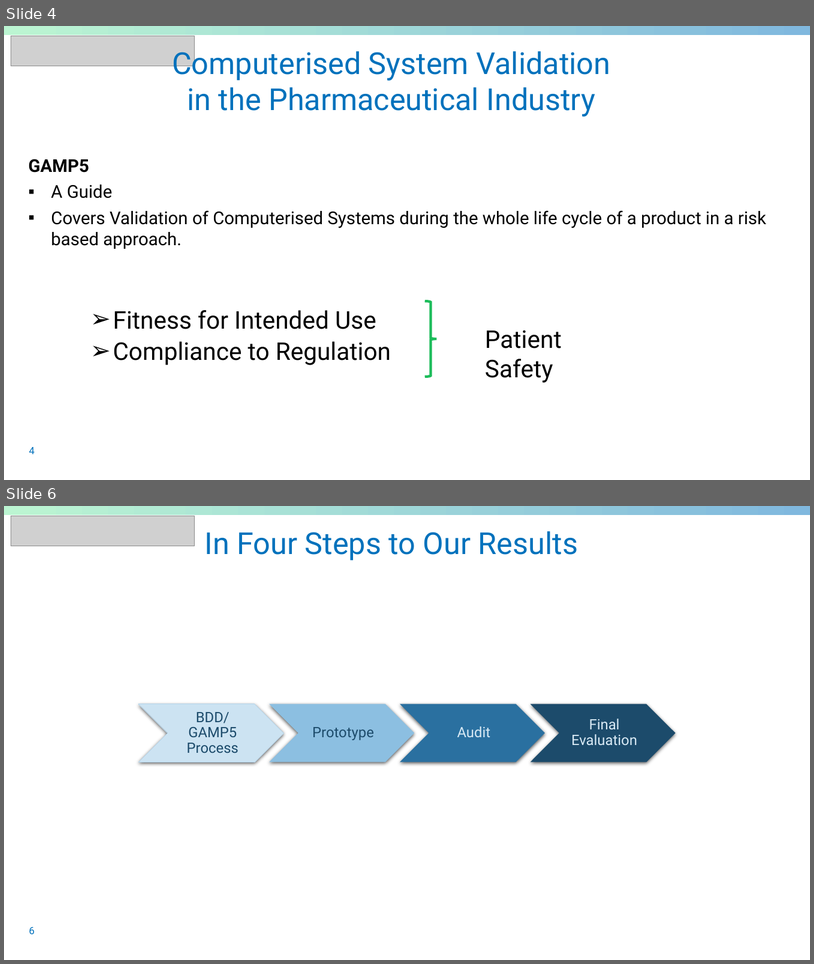
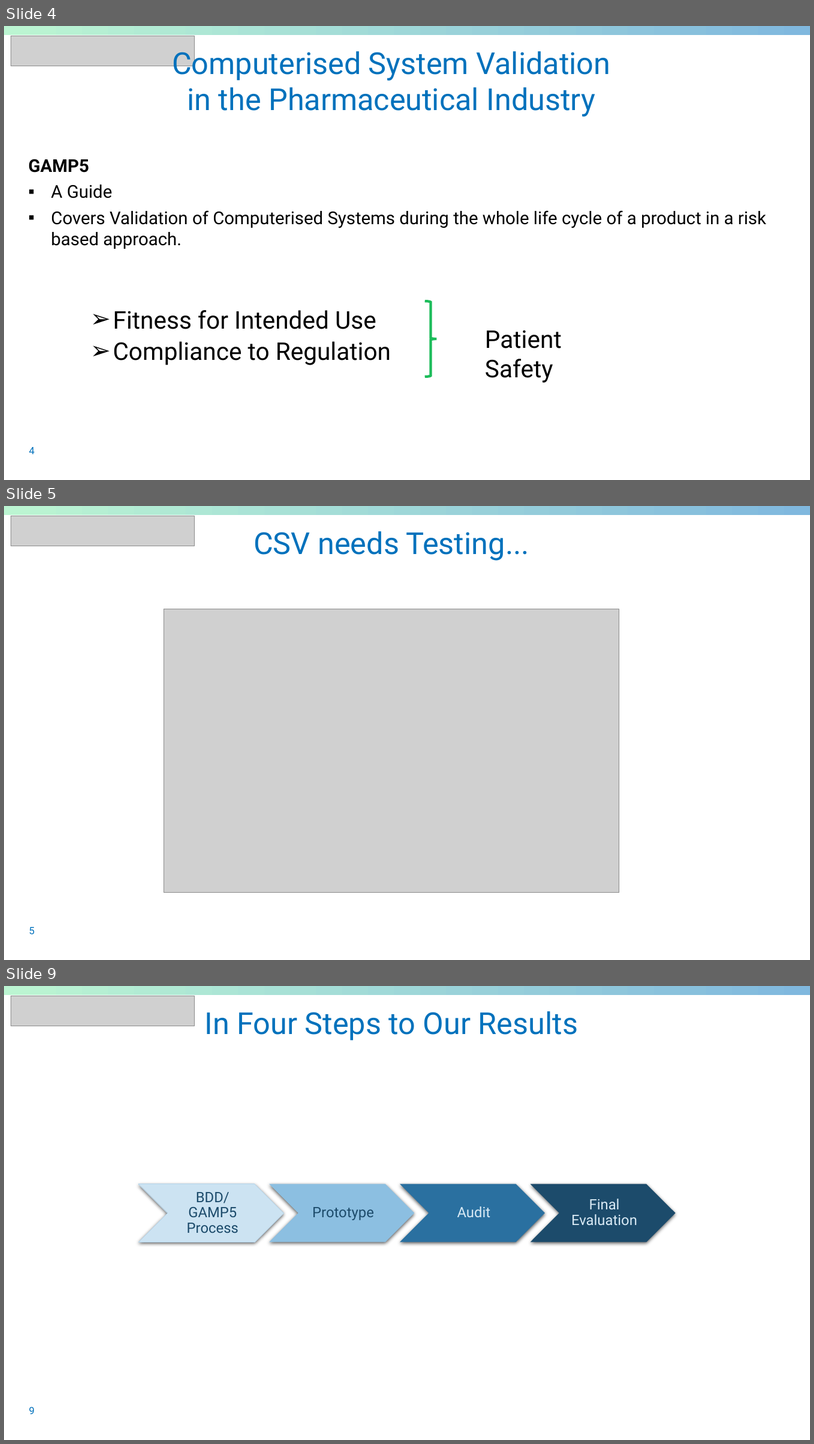
Before and after one commit to sableu/BDD4OQ, a slide deck: thesis/Presentation/FinalPresentation.pptx. Shown one above the other, each under a label of ours: slides 4 and 6 before the commit, slides 4, 5 and 9 after it; the slides between them are not shown. The pictures are 814x964 and 814x1444 pixels, drawn with LibreOffice and Linux fonts; fonts in the diff are those of the drawing; grey boxes stand for pictures; background and template pictures are left out. Boxes give left, top, right and bottom in pixels: in the first picture for what was removed or moved away, otherwise in the second. Text is boxed around its words. In the diff, an @@ line names an element or a change of style, - is before the commit and + after.

```diff
--- a/thesis/Presentation/FinalPresentation.pptx
+++ b/thesis/Presentation/FinalPresentation.pptx
@@ slide 5 added at box(4, 506, 810, 960), background #FFFFFF; not listed: 1 template element that a slide beside it also shows @@
@@ picture added at box(11, 516, 195, 546) @@
@@ title added at box(254, 531, 530, 561), 36 pt, text #0071BC @@
+CSV needs Testing...
@@ picture added at box(164, 609, 620, 892) @@
@@ page number added at box(29, 927, 35, 934), 12 pt, text #0071BC @@
+5
@@ what was slide 6 is now slide 9 @@
@@ page number at box(29, 1407, 35, 1414): text changed @@
-6
+9
```
Also in this commit, not shown: 3 slides changed, 5 other slides added.
